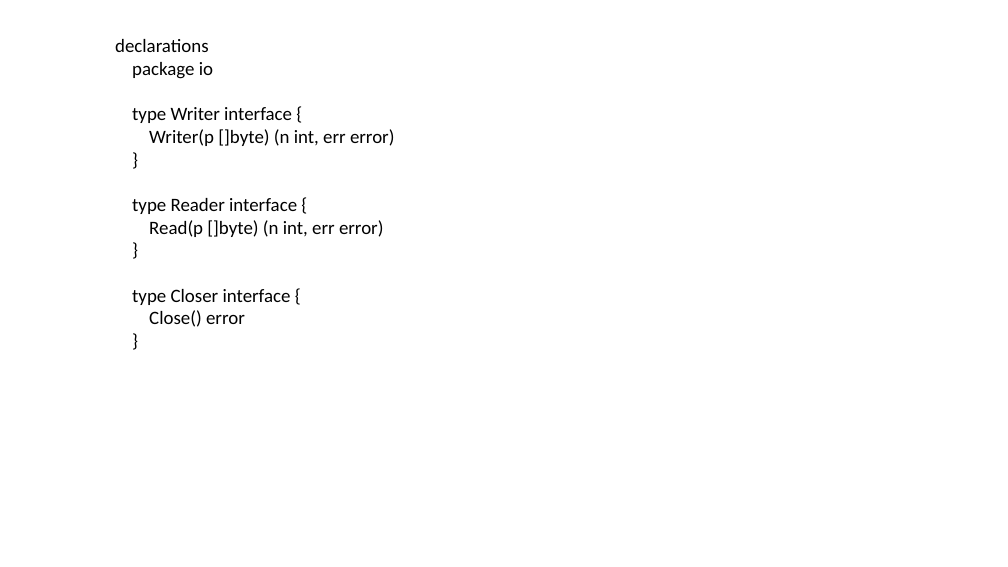
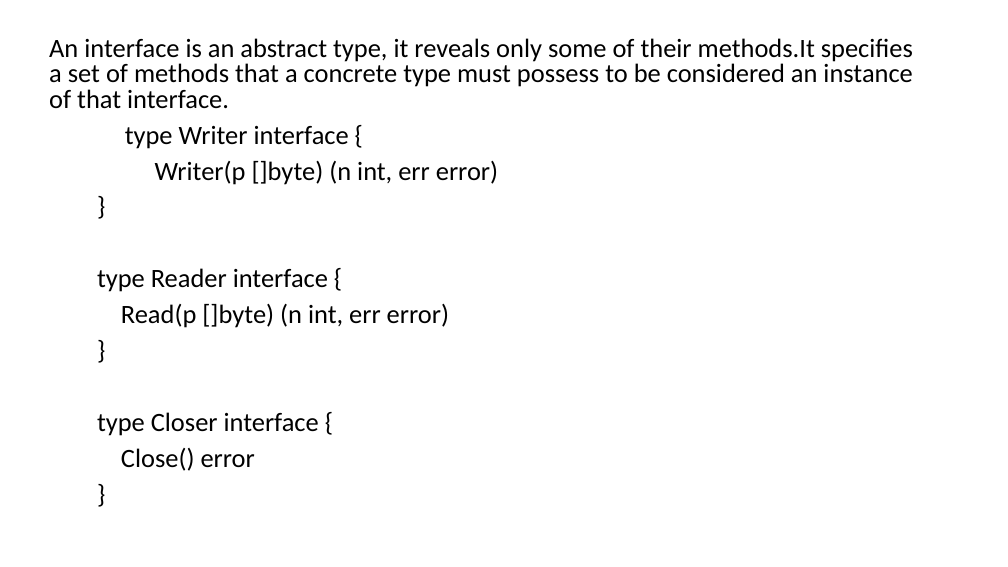
Before and after one commit to bowenchen6/golang-session, a slide deck: slide 19 of Go Language Sharing.pptx (slide 14 before the commit). Drawn at 1008x567 pixels with LibreOffice and Linux fonts; fonts in the diff are those of the drawing. Boxes give left, top, right and bottom in pixels: in the first picture for what was removed or moved away, otherwise in the second. Text is boxed around its words. In the diff, an @@ line names an element or a change of style, - is before the commit and + after.

```diff
--- a/Go Language Sharing.pptx
+++ b/Go Language Sharing.pptx
@@ text "An interface is an abstract ..." moved from (x1=115, y1=39, x2=395, y2=327) to (x1=49, y1=38, x2=913, y2=471) @@
@@ text at (x1=49, y1=38, x2=913, y2=109): text changed; size 18 to 25.2 pt @@
-declarations
-package io
+An interface is an abstract type, it reveals only some of their methods.It specifies a set of methods that a concrete type must possess to be considered an instance of that interface.
@@ text at (x1=97, y1=126, x2=498, y2=471): size 18 to 25.2 pt in "type Writer interface {", "Writer(p []byte) (n int, err error)", "}", "type Reader interface {" and 5 more places; line spacing 1 to 0.8; more space between paragraphs @@
```
Also in this commit, not shown: 4 other slides changed, 14 slides added, 16 slides removed, 1 other file.
